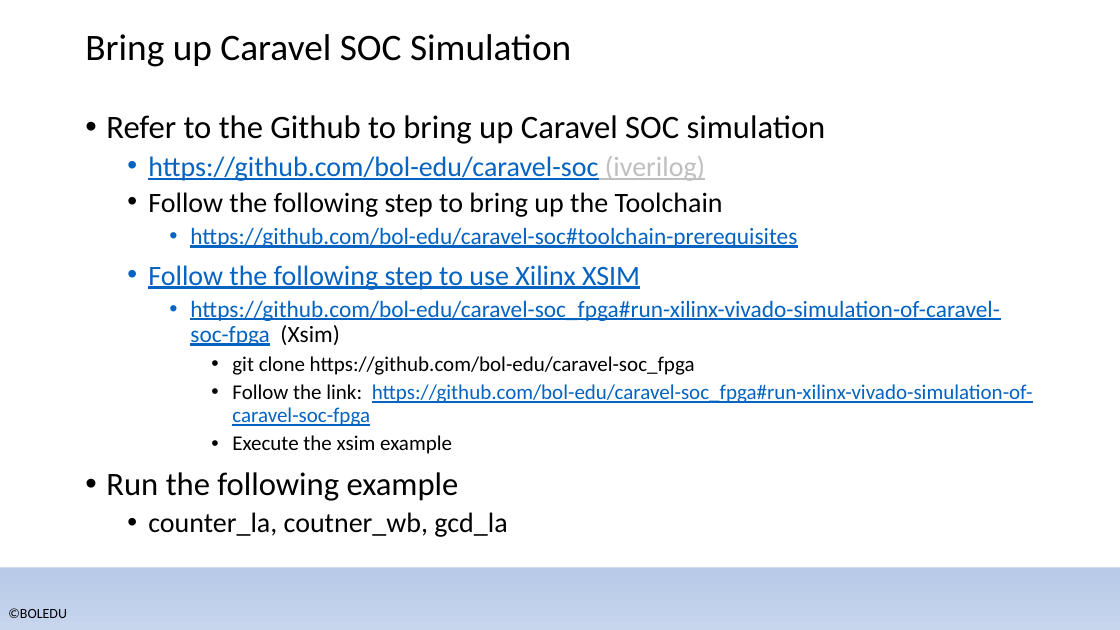
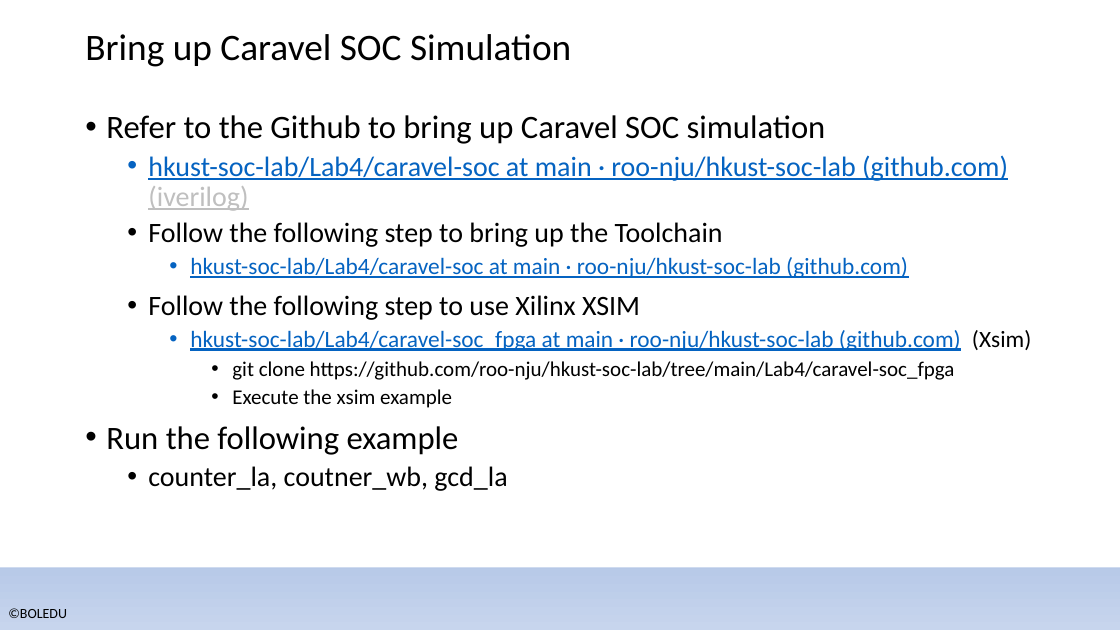
Before and after one commit to roo-nju/hkust-soc-lab, a slide deck: slide 4 of Lab4/Lab4-0/lab4-0-caravel-simulation.pptx. Drawn at 1120x630 pixels with LibreOffice and Linux fonts; fonts in the diff are those of the drawing; background and template pictures are left out. Boxes give left, top, right and bottom in pixels: in the first picture for what was removed or moved away, otherwise in the second. Text is boxed around its words. In the diff, an @@ line names an element or a change of style, - is before the commit and + after.

Commit message:
revise lab4-0

```diff
--- a/Lab4/Lab4-0/lab4-0-caravel-simulation.pptx
+++ b/Lab4/Lab4-0/lab4-0-caravel-simulation.pptx
@@ text at bbox=[148, 155, 1008, 211]: text changed @@
-  • https://github.com/bol-edu/caravel-soc (iverilog)
+  • hkust-soc-lab/Lab4/caravel-soc at main · roo-nju/hkust-soc-lab (github.com) (iverilog)
@@ text at bbox=[190, 257, 908, 278]: text changed @@
-    • https://github.com/bol-edu/caravel-soc#toolchain-prerequisites
+    • hkust-soc-lab/Lab4/caravel-soc at main · roo-nju/hkust-soc-lab (github.com)
@@ text at bbox=[148, 295, 640, 320]: text colour #0563C1 to #000000, underline off in "Follow the following step to use Xilinx ..." @@
@@ text at bbox=[190, 330, 1031, 380]: text changed; size 18 to 20 pt; text colour #0563C1 to #000000 @@
-    • https://github.com/bol-edu/caravel-soc_fpga#run-xilinx-vivado-simulation-of-caravel-soc-fpga (Xsim)
-      • git clone https://github.com/bol-edu/caravel-soc_fpga
-      • Follow the link: https://github.com/bol-edu/caravel-soc_fpga#run-xilinx-vivado-simulation-of-caravel-soc-fpga
+    • hkust-soc-lab/Lab4/caravel-soc_fpga at main · roo-nju/hkust-soc-lab (github.com) (Xsim)
+      • git clone https://github.com/roo-nju/hkust-soc-lab/tree/main/Lab4/caravel-soc_fpga
```
Also in this commit, not shown: 1 other slide changed.
